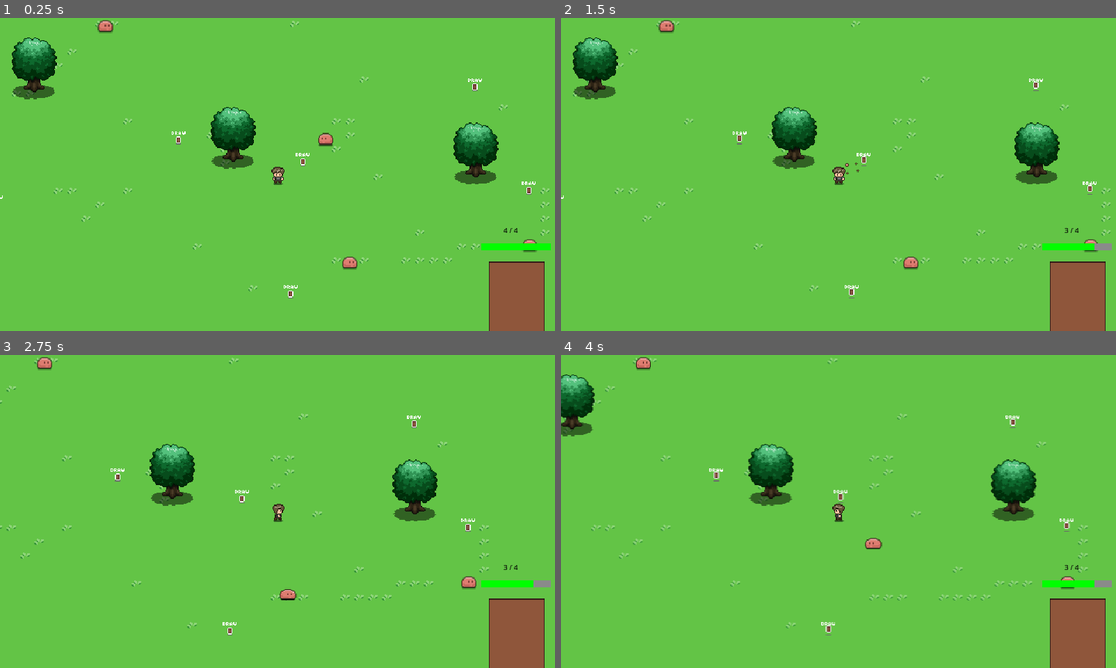
Above: before the commit, frames 1-4 (two rows, left to right).
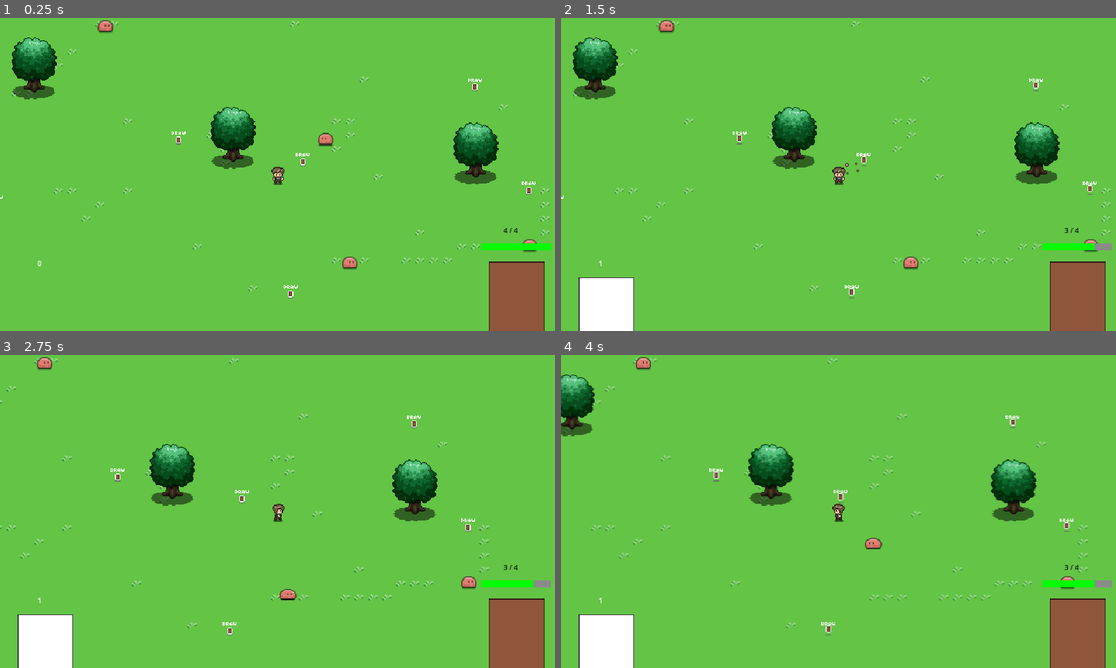
Above: after the commit, the same moments.

Repository: HaywardMorihara/2023-action-card-game-prototype
Game: Godot game, scene res://main.tscn
Two runs of this game, one before a commit and one after it. Both use one fixed random seed, a clock stepped at 60 frames per second and the inputs below.
Inputs (mouse positions are in pixels of both pictures, inside the frame that each line leads up to):
- Up to frame 1 (0.25 s): no input
- Up to frame 2 (1.5 s): drag from (1077, 302) to (738, 136) at 0.52 s; drag from (727, 190) to (866, 158) at 1.27 s
- Up to frame 3 (2.75 s): tap Enter at 2 s; move the mouse to (333, 442) at 2.02 s; press the mouse at (333, 442) at 2.03 s; hold D (move_right) from 2.03 s (still down)
- Up to frame 4 (4 s): release D (move_right) at 2.75 s; release the mouse at (894, 442) at 2.75 s; drag from (810, 574) to (799, 495) at 2.77 s; move the mouse to (1005, 558) at 3.52 s; press the mouse at (1005, 558) at 3.53 s; hold Left (move_left) from 3.53 s (still down)

The runs differ from the first frame. In frame 1, less than 0.1% of the frame differs, in the area x 6-8%, y 77-80%; in frame 2, 1.7%, in the area x 3-14%, y 77-100%; in frame 3, 1.7%; in frame 4, 1.7%.

Commit message:
Discard Pile

Diff:
--- a/action_card_game_library/Deck.gd
+++ b/action_card_game_library/Deck.gd
@@ -1,9 +1,9 @@
 extends Area2D
 
 signal card_drawn(card_id : ActionCardGameGlobal.CardId)
+signal deck_discard(card_id : ActionCardGameGlobal.CardId)
 
 var current_contents : Array[ActionCardGameGlobal.CardId]
-var discard_contents : Array[ActionCardGameGlobal.CardId]
 var total_cards : int
 
 @export var is_click_to_draw : bool = false
@@ -46,7 +46,7 @@
 
 func discard_from_top(num_of_cards : int):
 	var next_card_id = current_contents.pop_front()
-	discard_contents.push_front(next_card_id)
+	deck_discard.emit(next_card_id)
 	if current_contents.size() == 0:
 		visible = false
 
--- /dev/null
+++ b/action_card_game_library/DiscardPile.gd
@@ -0,0 +1,10 @@
+extends Node2D
+
+var contents : Array[ActionCardGameGlobal.CardId]
+
+func _ready():
+	visible = false
+
+func add(cardId : ActionCardGameGlobal.CardId):
+	visible = true
+	contents.push_front(cardId)
--- /dev/null
+++ b/action_card_game_library/DiscardPile.tscn
@@ -0,0 +1,10 @@
+[gd_scene load_steps=3 format=3 uid="uid://dexohf5ajlghx"]
+
+[ext_resource type="Script" path="res://action_card_game_library/DiscardPile.gd" id="1_gexgb"]
+[ext_resource type="Texture2D" uid="uid://74lm1qggi667" path="res://assets/palceholder_card_art.png" id="2_nc7pm"]
+
+[node name="DiscardPile" type="Node2D"]
+script = ExtResource("1_gexgb")
+
+[node name="Sprite2D" type="Sprite2D" parent="."]
+texture = ExtResource("2_nc7pm")
--- a/action_card_game_library/Hand.gd
+++ b/action_card_game_library/Hand.gd
@@ -53,8 +53,6 @@
 
 
 func _on_card_card_placed(card, position):
-
-
 	if position.y > self.position.y:
 		card.return_to_initial_position()
 	else:
--- a/main.tscn
+++ b/main.tscn
@@ -11,6 +11,7 @@
 [ext_resource type="Script" path="res://ui/CardUI.gd" id="6_a6k1l"]
 [ext_resource type="PackedScene" uid="uid://cljxfwb82pig6" path="res://npcs/enemies/Blob.tscn" id="6_ej6qh"]
 [ext_resource type="Script" path="res://ui/HealthUI.gd" id="10_2nmwd"]
+[ext_resource type="PackedScene" uid="uid://dexohf5ajlghx" path="res://action_card_game_library/DiscardPile.tscn" id="11_ko1bt"]
 
 [sub_resource type="TileSetAtlasSource" id="TileSetAtlasSource_xmfpn"]
 texture = ExtResource("4_a7jgr")
@@ -412,6 +413,9 @@
 
 [node name="Hand" parent="CardEffectHandler/CardUI" instance=ExtResource("2_gb8ka")]
 
+[node name="DiscardPile" parent="CardEffectHandler/CardUI" instance=ExtResource("11_ko1bt")]
+position = Vector2(104, 692)
+
 [node name="HealthUI" type="Control" parent="CardEffectHandler/CardUI"]
 layout_mode = 3
 anchors_preset = 0
@@ -444,9 +448,18 @@
 text = "40 / 40"
 label_settings = SubResource("LabelSettings_iuw7h")
 
+[node name="DiscardLabel" type="Label" parent="CardEffectHandler/CardUI/HealthUI"]
+layout_mode = 0
+offset_left = 86.0
+offset_top = 552.0
+offset_right = 126.0
+offset_bottom = 575.0
+
 [connection signal="player_damage" from="CardEffectHandler/World/Player" to="CardEffectHandler" method="_on_player_player_damage"]
 [connection signal="player_draw_card" from="CardEffectHandler/World/Player" to="CardEffectHandler" method="_on_player_player_draw_card"]
 [connection signal="card_drawn" from="CardEffectHandler/CardUI/Deck" to="CardEffectHandler/CardUI/Hand" method="_on_deck_card_drawn"]
+[connection signal="deck_discard" from="CardEffectHandler/CardUI/Deck" to="CardEffectHandler/CardUI" method="_on_deck_deck_discard"]
 [connection signal="input_event" from="CardEffectHandler/CardUI/Deck" to="CardEffectHandler/CardUI/Deck" method="_on_input_event"]
 [connection signal="card_played" from="CardEffectHandler/CardUI/Hand" to="CardEffectHandler" method="_on_hand_card_played"]
+[connection signal="card_played" from="CardEffectHandler/CardUI/Hand" to="CardEffectHandler/CardUI" method="_on_hand_card_played"]
 [connection signal="hand_is_up_toggled" from="CardEffectHandler/CardUI/Hand" to="CardEffectHandler" method="_on_hand_hand_is_up_toggled"]
--- a/ui/CardUI.gd
+++ b/ui/CardUI.gd
@@ -1,16 +1,30 @@
 extends CanvasLayer
 
+@onready var Deck := get_node("Deck")
+@onready var Hand := get_node("Hand")
+@onready var DiscardPile := get_node("DiscardPile")
+@onready var HealthUI := get_node("HealthUI")
 
 func _ready():
-	$HealthUI.update_max($Deck.total_cards)
-	$HealthUI.update_current($Deck.current_contents.size())
+	HealthUI.update_max(Deck.total_cards)
+	HealthUI.update_current(Deck.current_contents.size(), DiscardPile.contents.size())
 
 
 func draw_next_card():
-	$Deck.draw_next_card()
-	$HealthUI.update_current($Deck.current_contents.size())
+	Deck.draw_next_card()
+	HealthUI.update_current(Deck.current_contents.size(), DiscardPile.contents.size())
 
 
 func discard_from_deck(num_of_cards : int):
-	$Deck.discard_from_top(num_of_cards)
-	$HealthUI.update_current($Deck.current_contents.size())
+	Deck.discard_from_top(num_of_cards)
+	HealthUI.update_current(Deck.current_contents.size(), DiscardPile.contents.size())
+
+
+func _on_deck_deck_discard(card_id):
+	DiscardPile.add(card_id)
+	HealthUI.update_current(Deck.current_contents.size(), DiscardPile.contents.size())
+
+
+func _on_hand_card_played(card, position):
+	DiscardPile.add(card.id)
+	HealthUI.update_current(Deck.current_contents.size(), DiscardPile.contents.size())
--- a/ui/HealthUI.gd
+++ b/ui/HealthUI.gd
@@ -1,6 +1,7 @@
 extends Control
 
 var current_card_count : int
+var current_discard_count : int
 var max_card_count : int
 var max_bar_width : float
 
@@ -13,13 +14,15 @@
 	update()
 
 
-func update_current(current : int):
+func update_current(current : int, discard_count : int):
 	current_card_count = current
+	current_discard_count = discard_count
 	update()
 
 
 func update():
 	$HealthLabel.text = "%s / %s" % [str(current_card_count), str(max_card_count)]
+	$DiscardLabel.text = "%s" % str(current_discard_count)
 
 	var card_count_percentage = float(current_card_count) / float(max_card_count)
 	$HealthBar.size.x = max_bar_width * card_count_percentage
Not shown: 1 places in main.tscn that only renumber resources
